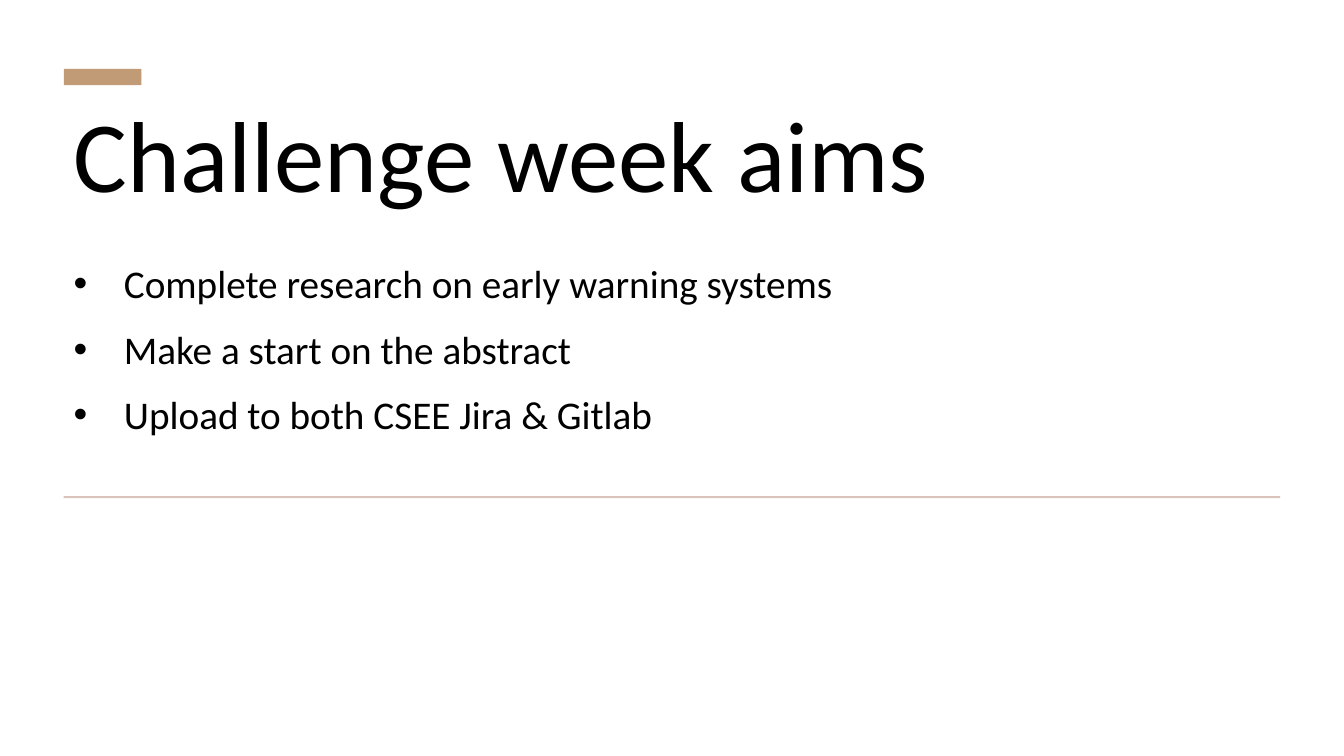
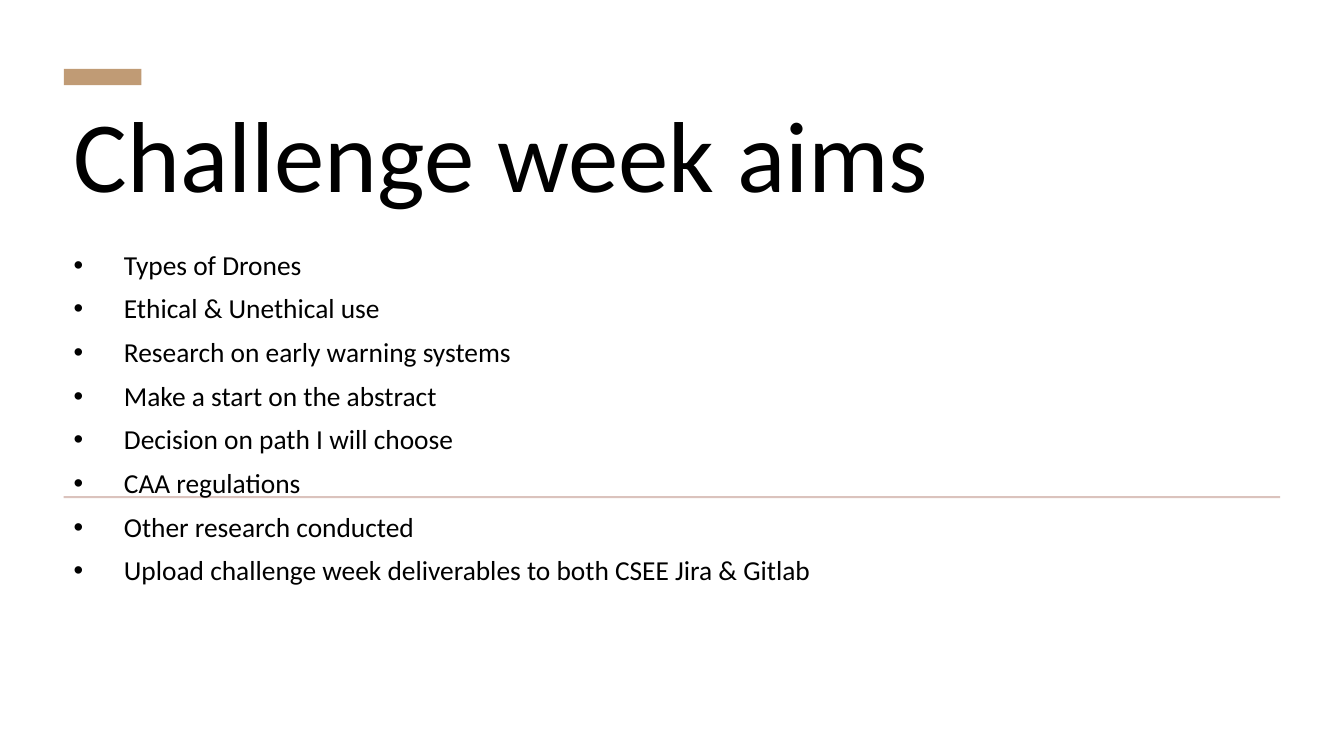
Before and after one commit to JonathanJD4/Countering-Drones, a slide deck: slide 2 of Challenge week/Challenge week CE301 – Countering Drones.pptx. Drawn at 1344x756 pixels with LibreOffice and Linux fonts; fonts in the diff are those of the drawing. Boxes give left, top, right and bottom in pixels: in the first picture for what was removed or moved away, otherwise in the second. Text is boxed around its words. In the diff, an @@ line names an element or a change of style, - is before the commit and + after.

Commit message:
Challenge week update

```diff
--- a/Challenge week/Challenge week CE301 – Countering Drones.pptx
+++ b/Challenge week/Challenge week CE301 – Countering Drones.pptx
@@ subtitle at (124, 256, 511, 367): text changed; size 28 to 19.6 pt @@
-• Complete research on early warning systems
+• Types of Drones
+• Ethical & Unethical use
+• Research on early warning systems
@@ subtitle at (124, 387, 437, 407): size 28 to 19.6 pt in "Make a start on the abstract"; line spacing 1.1 to 0.9 @@
@@ subtitle at (124, 430, 809, 585): text changed; size 28 to 19.6 pt @@
-• Upload to both CSEE Jira & Gitlab
+• Decision on path I will choose
+• CAA regulations
+• Other research conducted
+• Upload challenge week deliverables to both CSEE Jira & Gitlab
```
Also in this commit, not shown: 10 slides added.
